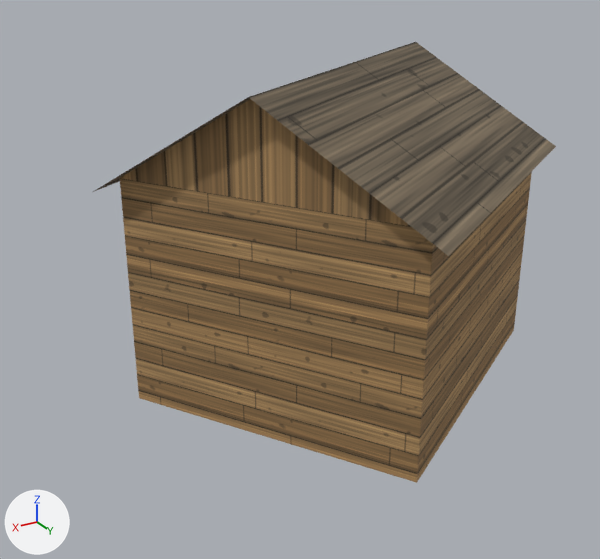
The glTF model world/bridgehollow/export/models/buildings/bld_house_064.glb: old version first, new version second.
Before and after are seen from a 50 mm lens placed at (7.49, 11.03, 7.33), pointed at (0.85, -0.04, 1.79). The lights are fixed; the arrows at lower left show +X, +Y and +Z. The older version comes first. Vertices at exactly the same position are counted once.

The scene before the commit, as lines of its bpy script (objects in view):
```python
me_bld_house_064 = bpy.data.meshes.new('bld_house_064')
me_bld_house_064.from_pydata(...)  # 24 vertices, 16 faces; spans x -4.02..4.02, y -3.93..3.93, z 0.0..5.29
# faces by material slot: [12, 4]
me_bld_house_064.materials.append(mat_mat_plank)  # picture img_mat_plank
me_bld_house_064.materials.append(mat_mat_timber_roof)  # picture img_mat_timber_roof
ob_bld_house_064 = bpy.data.objects.new('bld_house_064', me_bld_house_064)
ob_bld_house_064.location = (0.0, 0.0, 0.0)
```
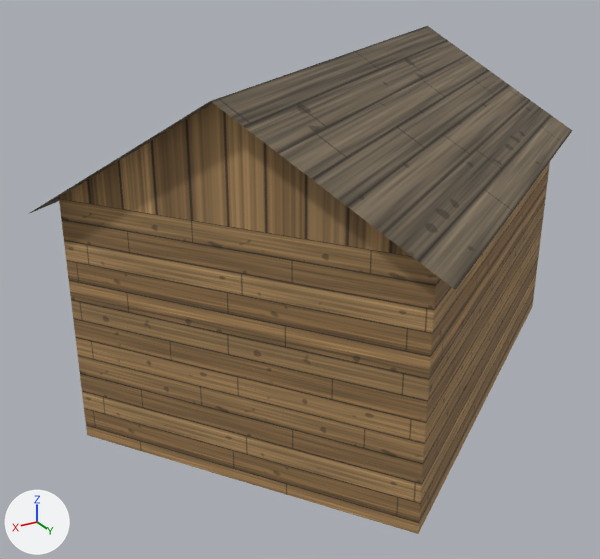
Location of each change, (x1, y1, x2, y2) in pixels of the pictures (600 x 559 px):
'bld_house_064', reshaped (17% wider, 15% taller): before (93, 42, 556, 483); after (28, 26, 572, 534)

The change in detail:
me_bld_house_064 is used by ob_bld_house_064; location (0.0, 0.0, 0.0).
me_bld_house_064 had 24 vertices, 16 faces and spanned x -4.02..4.02, y -3.93..3.93, z 0.0..5.29.
me_bld_house_064 now has 24 vertices, 16 faces and spans x -5.12..5.12, y -4.8..4.8, z 0.0..5.45.
Part 1, on me_bld_house_064:
Vertex 0 of me_bld_house_064 moves from (-3.59, 0.68, 0.0) at pixel (513, 330) to (4.69, -0.07, 0.0) at pixel (87, 435).
Vertex 1 of me_bld_house_064 moves from (-1.03, -3.5, 0.0) to (1.7, 4.38, 0.0) at pixel (418, 534).
Vertex 2 of me_bld_house_064 moves from (-1.03, -3.5, 3.81) to (1.7, 4.38, 3.84) at pixel (437, 260).
Vertex 3 of me_bld_house_064 moves from (-3.59, 0.68, 3.81) at pixel (535, 137) to (4.69, -0.07, 3.84) at pixel (58, 198).
Vertex 4 of me_bld_house_064 moves from (3.6, -0.69, 0.0) at pixel (139, 398) to (-4.7, 0.08, 0.0) at pixel (532, 306).
Vertex 5 of me_bld_house_064 moves from (3.6, -0.69, 3.81) at pixel (119, 178) to (-4.7, 0.08, 3.84) at pixel (554, 122).
Vertex 6 of me_bld_house_064 moves from (1.04, 3.52, 0.0) at pixel (416, 482) to (-1.68, -4.37, 0.0).
Vertex 7 of me_bld_house_064 moves from (1.04, 3.52, 3.81) at pixel (433, 230) to (-1.68, -4.37, 3.84).
Vertex 8 of me_bld_house_064 moves from (-3.59, 0.68, 3.79) at pixel (535, 139) to (4.69, -0.07, 3.82) at pixel (59, 199).
Vertex 9 of me_bld_house_064 moves from (-1.03, -3.5, 3.79) to (1.7, 4.38, 3.82) at pixel (437, 262).
Vertex 10 of me_bld_house_064 moves from (3.6, -0.69, 3.79) at pixel (119, 179) to (-4.7, 0.08, 3.82) at pixel (554, 123).
Vertex 11 of me_bld_house_064 moves from (1.04, 3.52, 3.79) at pixel (433, 231) to (-1.68, -4.37, 3.82).
Vertex 12 of me_bld_house_064 moves from (-3.6, 0.69, 3.81) at pixel (536, 138) to (-4.7, 0.08, 3.84) at pixel (554, 122).
Vertex 13 of me_bld_house_064 moves from (-1.04, -3.52, 3.81) to (-1.7, -4.38, 3.84).
Vertex 14 of me_bld_house_064 moves from (-2.32, -1.41, 5.29) at pixel (409, 43) to (-3.2, -2.15, 5.45) at pixel (422, 27).
Vertex 15 of me_bld_house_064 moves from (3.6, -0.69, 3.81) at pixel (119, 178) to (4.7, -0.08, 3.84) at pixel (57, 198).
Vertex 16 of me_bld_house_064 moves from (1.04, 3.52, 3.81) at pixel (433, 230) to (1.7, 4.38, 3.84) at pixel (437, 260).
Vertex 17 of me_bld_house_064 moves from (2.32, 1.41, 5.29) at pixel (260, 93) to (3.2, 2.15, 5.45) at pixel (223, 96).
Vertex 18 of me_bld_house_064 moves from (1.14, 3.93, 3.63) at pixel (448, 256) to (1.78, 4.8, 3.66) at pixel (455, 290).
Vertex 19 of me_bld_house_064 moves from (-4.02, 0.79, 3.63) at pixel (556, 146) to (-5.12, 0.17, 3.66) at pixel (572, 130).
Vertex 20 of me_bld_house_064 moves from (-2.58, -1.57, 5.29) at pixel (415, 41) to (-3.45, -2.32, 5.45) at pixel (427, 25).
Vertex 21 of me_bld_house_064 moves from (2.58, 1.57, 5.29) at pixel (248, 97) to (3.45, 2.32, 5.45) at pixel (210, 100).
Vertex 22 of me_bld_house_064 moves from (-1.14, -3.93, 3.63) to (-1.78, -4.8, 3.66).
Vertex 23 of me_bld_house_064 moves from (4.02, -0.79, 3.63) at pixel (91, 192) to (5.12, -0.17, 3.66) at pixel (26, 214).
